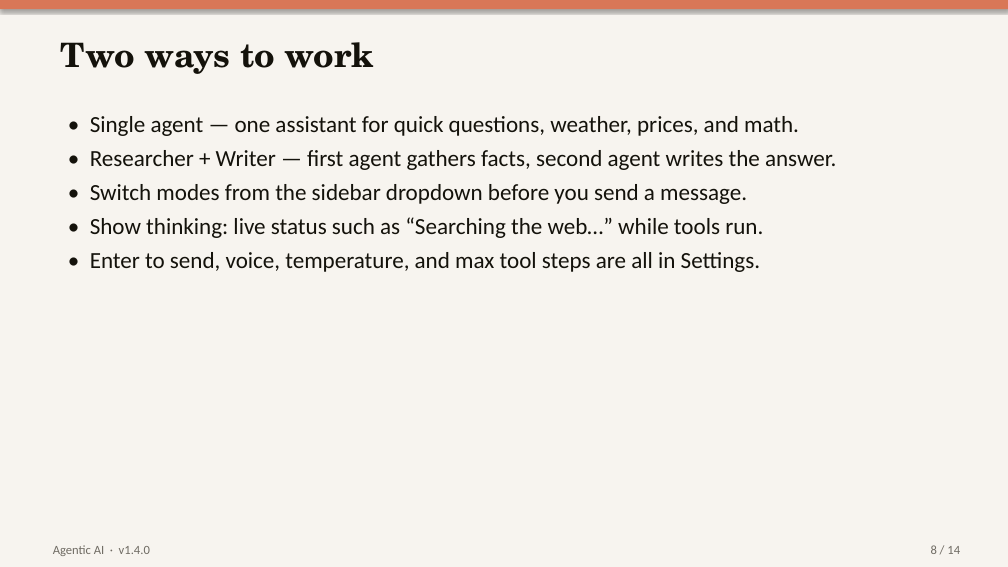
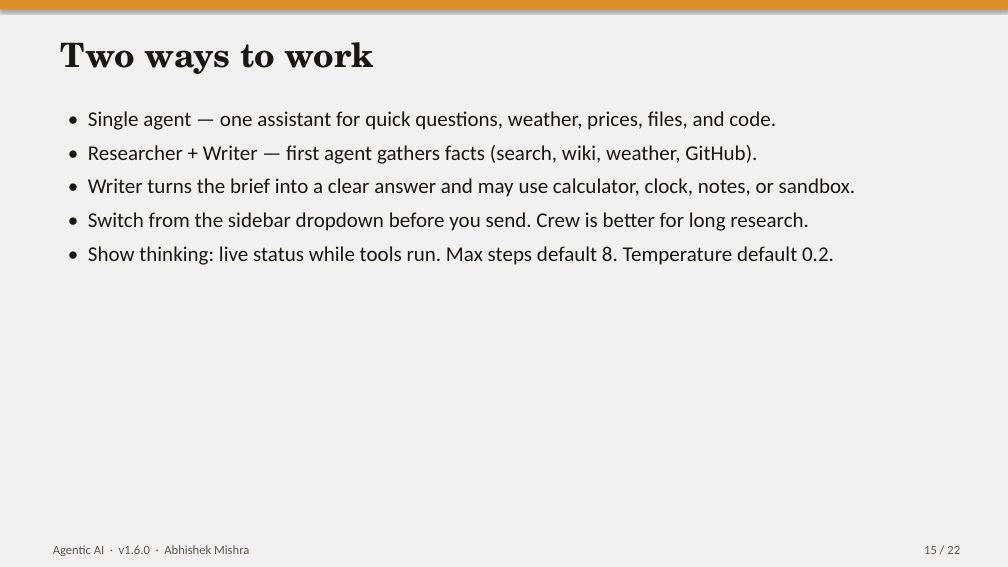
Before and after one commit to KRMANISH489/agentic-ai, a slide deck: slide 15 of Agentic_AI_Presentation.pptx (slide 8 before the commit). Drawn at 1008x567 pixels with LibreOffice and Linux fonts; fonts in the diff are those of the drawing. Boxes give left, top, right and bottom in pixels: in the first picture for what was removed or moved away, otherwise in the second. Text is boxed around its words. In the diff, an @@ line names an element or a change of style, - is before the commit and + after.

```diff
--- a/Agentic_AI_Presentation.pptx
+++ b/Agentic_AI_Presentation.pptx
@@ rectangle at (x1=0, y1=0, x2=1008, y2=567): fill #F7F4EF to #F1F1F1 @@
@@ rectangle at (x1=0, y1=0, x2=1008, y2=9): fill #D97757 to #DB8F2A @@
@@ text at (x1=88, y1=111, x2=856, y2=265): text changed; size 22 to 20 pt; text colour #14120B to #1A1612 @@
-• Single agent — one assistant for quick questions, weather, prices, and math.
-• Researcher + Writer — first agent gathers facts, second agent writes the answer.
-• Switch modes from the sidebar dropdown before you send a message.
-• Show thinking: live status such as “Searching the web…” while tools run.
-• Enter to send, voice, temperature, and max tool steps are all in Settings.
+• Single agent — one assistant for quick questions, weather, prices, files, and code.
+• Researcher + Writer — first agent gathers facts (search, wiki, weather, GitHub).
+• Writer turns the brief into a clear answer and may use calculator, clock, notes, or sandbox.
+• Switch from the sidebar dropdown before you send. Crew is better for long research.
+• Show thinking: live status while tools run. Max steps default 8. Temperature default 0.2.
@@ text at (x1=53, y1=545, x2=249, y2=556): text changed; text colour #6F6B63 to #5E574E @@
-Agentic AI · v1.4.0
+Agentic AI · v1.6.0 · Abhishek Mishra
@@ text at (x1=924, y1=546, x2=960, y2=554): text changed; text colour #6F6B63 to #5E574E @@
-8 / 14
+15 / 22
```
Also in this commit, not shown: 10 other slides changed, 11 slides added, 3 slides removed, 27 other files.
